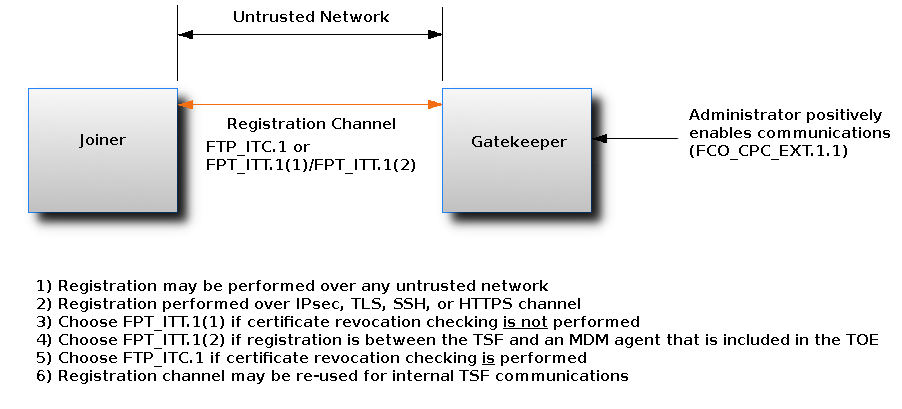
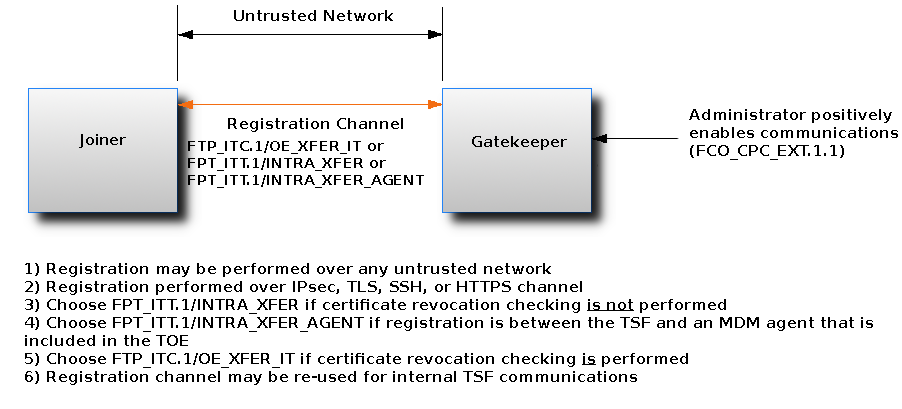
Revision of a layered 902×409 image; what changed, layer by layer:
renamed "FTP_ITC.1 or ..." to "FTP_ITC.1/OE_XFER_IT or ...", painted on it over [188, 141, 424, 188]
painted on "Registration Channel" over [239, 118, 403, 132]
painted on "Administrator positively enabl..." over [701, 109, 898, 160]
painted on "Untrusted Network" over [234, 10, 393, 22]
painted on "1) Registration may be perform..." over [25, 263, 878, 385]
